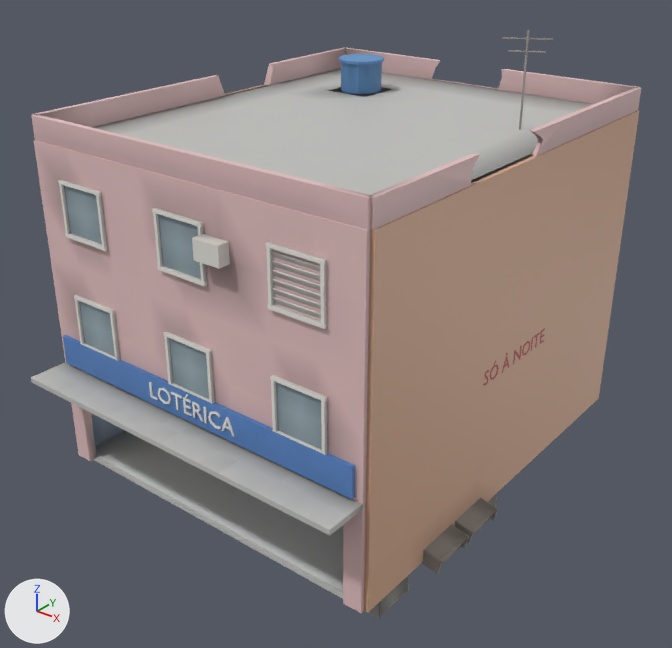
Renders of the glTF model jogo/assets/ruinas/sobrado_5.glb from each side of a commit.
One viewpoint serves both versions: a 50 mm camera at (14.46, -18.82, 14.79) aimed at (0.39, -1.23, 3.89). The axes (+X, +Y, +Z) are drawn at lower left. The lights are the same throughout. The first picture is the older version. Objects named as collision shapes, trigger or cutter boxes, shadow casters or lower levels of detail are left out. Where no turn or scale is listed for an object, it has been applied to the vertices. Vertices at exactly the same position are counted once.

Objects in the first picture: 'dentro', 'detalhe', 'ext', 'longe'.
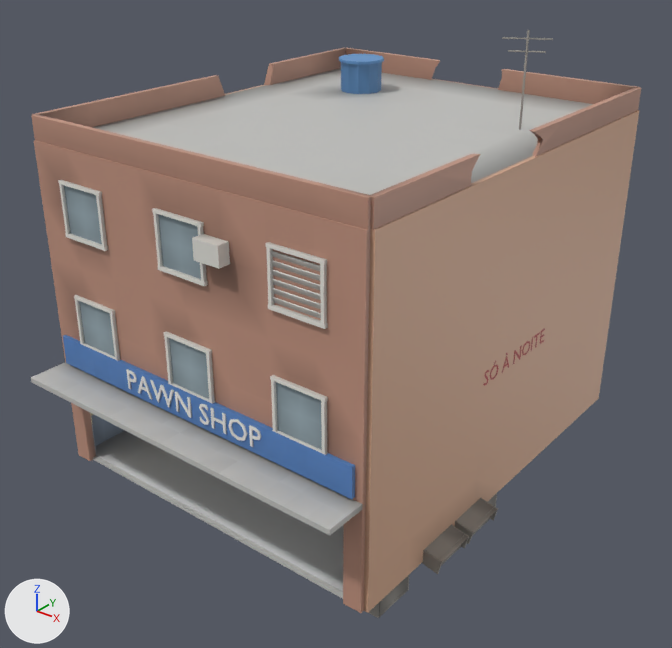
Where the newer file only moved an object's origin or applied its transform, the numbers keep the older frame.

Where the change shows, as pixel boxes (x1, y1, x2, y2) in the pictures (672 x 648 px):
part 1 of me_ar_2_1, deleted
    before: (149, 382, 235, 437)
part 2 of me_p_003, recoloured (darker)
    before: (34, 73, 576, 613)
    after: (34, 79, 498, 613)
part 3 of me_marquise, added
    after: (199, 404, 210, 425)
part 4 of me_marquise, added
    after: (249, 425, 261, 447)
part 5 of me_marquise, added
    after: (228, 419, 248, 441)
part 6 of me_marquise, added
    after: (126, 369, 137, 389)
part 7 of me_marquise, added
    after: (150, 380, 174, 407)
part 8 of me_marquise, added
    after: (210, 407, 227, 434)
part 9 of me_marquise, added
    after: (138, 376, 153, 399)
part 10 of me_marquise, added
    after: (175, 391, 192, 418)
part 11 of me_marquise, recoloured (darker)
    both: (31, 48, 641, 230)

The change, as a diff of the scene's bpy script:
```diff
--- a/jogo/assets/ruinas/sobrado_5.glb.py
+++ b/jogo/assets/ruinas/sobrado_5.glb.py
@@ mat_tijolo @@
+mat_tijolo = bpy.data.materials.new('tijolo')
+# nodes: BsdfPrincipled, Mix, OutputMaterial, VertexColor
+# colours: beige #c49581, mixed with the vertex colours
@@ me_ar_2_1 @@
 # used by ob_detalhe; location = (1.1, -6.28, 7.7)
-me_ar_2_1.from_pydata(...)  # 1292 vertices, 2268 faces; spans x -5.18..4.02, y -0.16..12.48, z -7.73..3.7
+me_ar_2_1.from_pydata(...)  # 1086 vertices, 1880 faces; spans x -5.18..4.02, y -0.16..12.48, z -7.73..3.7
+# me_ar_2_1 part 1: 9 loose pieces with 206 vertices, spanning x -2.5..0.35, y 0.04..0.09, z -4.44..-3.89, are deleted
 me_ar_2_1.materials.append(mat_branco)
@@ me_ar_2_1 @@
 me_ar_2_1.materials.append(mat_vidro_janela)
-me_ar_2_1.materials.append(mat_letra_branca)
 me_ar_2_1.materials.append(mat_metal)
@@ me_p_003 @@
 me_p_003.from_pydata(...)  # 637 vertices, 1232 faces; spans x -10.11..0.11, y -6.11..6.11, z -4.5..4.5
 # used by ob_ext; location = (5.0, 0.0, 4.5)
+# me_p_003 part 2: all 592 faces that had it switch from mat_reboco_rosa to mat_tijolo
 me_p_003.materials.append(mat_tijolo_cru)
@@ me_marquise @@
 # used by ob_longe; location = (0.0, -6.6, 2.9)
-me_marquise.from_pydata(...)  # 572 vertices, 1096 faces; spans x -5.08..5.08, y -0.6..12.68, z -0.5..6.7
+me_marquise.from_pydata(...)  # 804 vertices, 1544 faces; spans x -5.08..5.08, y -0.6..12.68, z -0.5..6.7
+# me_marquise part 3: a new loose piece of 44 vertices spanning x 0.33..0.63, y 0.36..0.41, z 0.31..0.86, in mat_letra_branca
+# me_marquise part 4: a new loose piece of 32 vertices spanning x 1.93..2.27, y 0.36..0.41, z 0.31..0.85, in mat_letra_branca
+# me_marquise part 5: a new loose piece of 32 vertices spanning x 1.27..1.84, y 0.36..0.41, z 0.31..0.86, in mat_letra_branca
+# me_marquise part 6: a new loose piece of 32 vertices spanning x -2.22..-1.88, y 0.36..0.41, z 0.31..0.85, in mat_letra_branca
+# me_marquise part 7: a new loose piece of 26 vertices spanning x -1.35..-0.54, y 0.36..0.41, z 0.31..0.85, in mat_letra_branca
+# me_marquise part 8: a new loose piece of 24 vertices spanning x 0.72..1.17, y 0.36..0.41, z 0.31..0.85, in mat_letra_branca
+# me_marquise part 9: a new loose piece of 22 vertices spanning x -1.88..-1.35, y 0.36..0.41, z 0.31..0.85, in mat_letra_branca
+# me_marquise part 10: a new loose piece of 20 vertices spanning x -0.48..0.02, y 0.36..0.41, z 0.31..0.85, in mat_letra_branca
+# me_marquise part 11: 308 faces spanning x -5.08..5.08, y 0.52..12.68, z 6.1..6.7 switch from mat_reboco_rosa to mat_tijolo
 me_marquise.materials.append(mat_concreto)
@@ me_marquise @@
 me_marquise.materials.append(mat_placa_azul)
+me_marquise.materials.append(mat_letra_branca)
```
